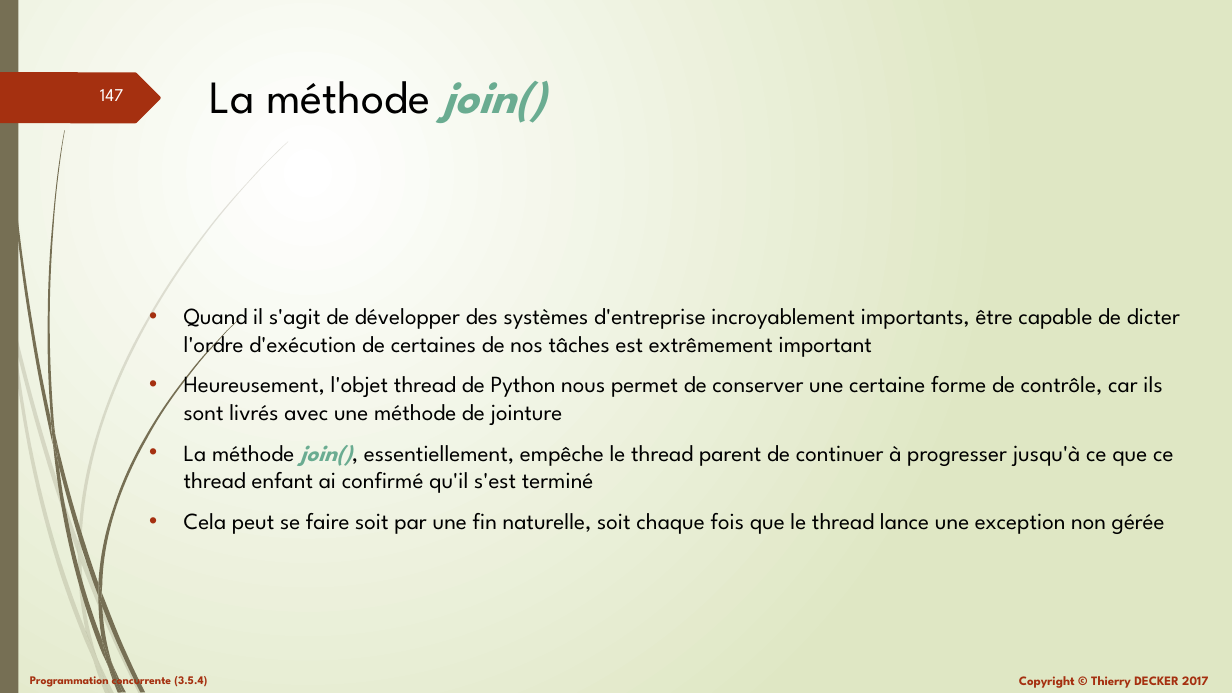
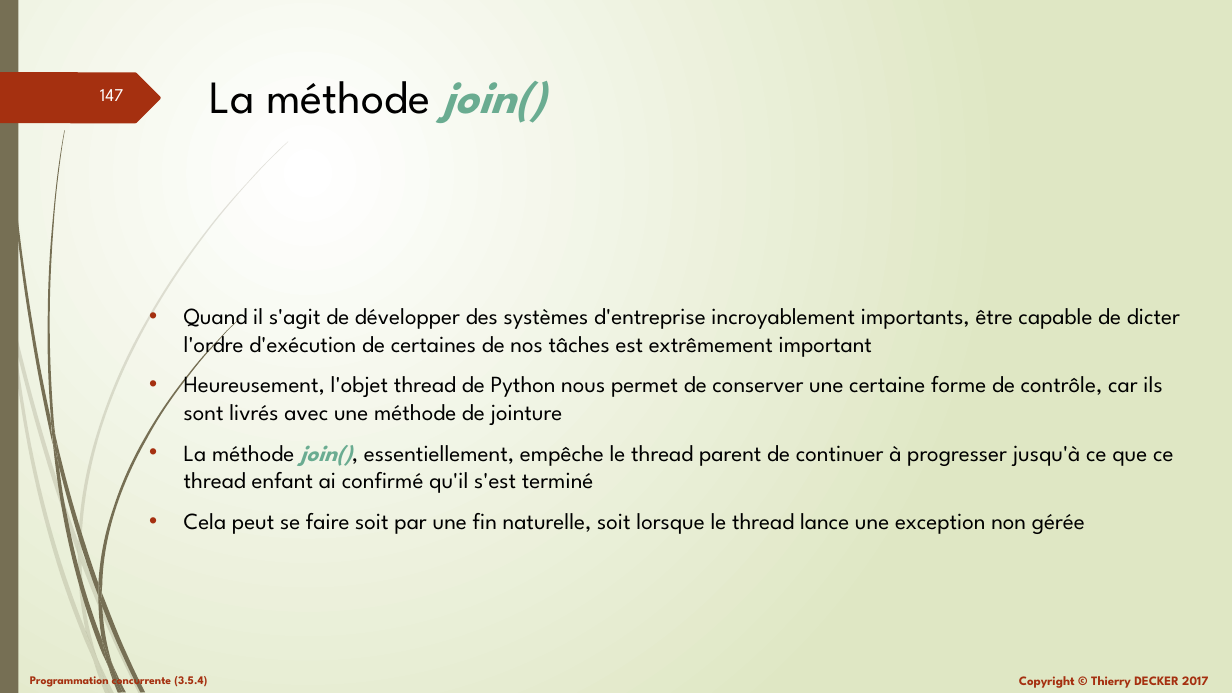
Before and after one commit to VikmanTheRacoon/learning-python, a slide deck: slide 147 of documentations/python-103.pptx. Drawn at 1232x693 pixels with LibreOffice and Linux fonts; fonts in the diff are those of the drawing. Boxes give left, top, right and bottom in pixels: in the first picture for what was removed or moved away, otherwise in the second. Text is boxed around its words. In the diff, an @@ line names an element or a change of style, - is before the commit and + after.

```diff
--- a/documentations/python-103.pptx
+++ b/documentations/python-103.pptx
@@ text at (184, 513, 1085, 534): text changed @@
-• Cela peut se faire soit par une fin naturelle, soit chaque fois que le thread lance une exception non gérée
+• Cela peut se faire soit par une fin naturelle, soit lorsque le thread lance une exception non gérée
```
Also in this commit, not shown: 2 slides added, 1 other file.
